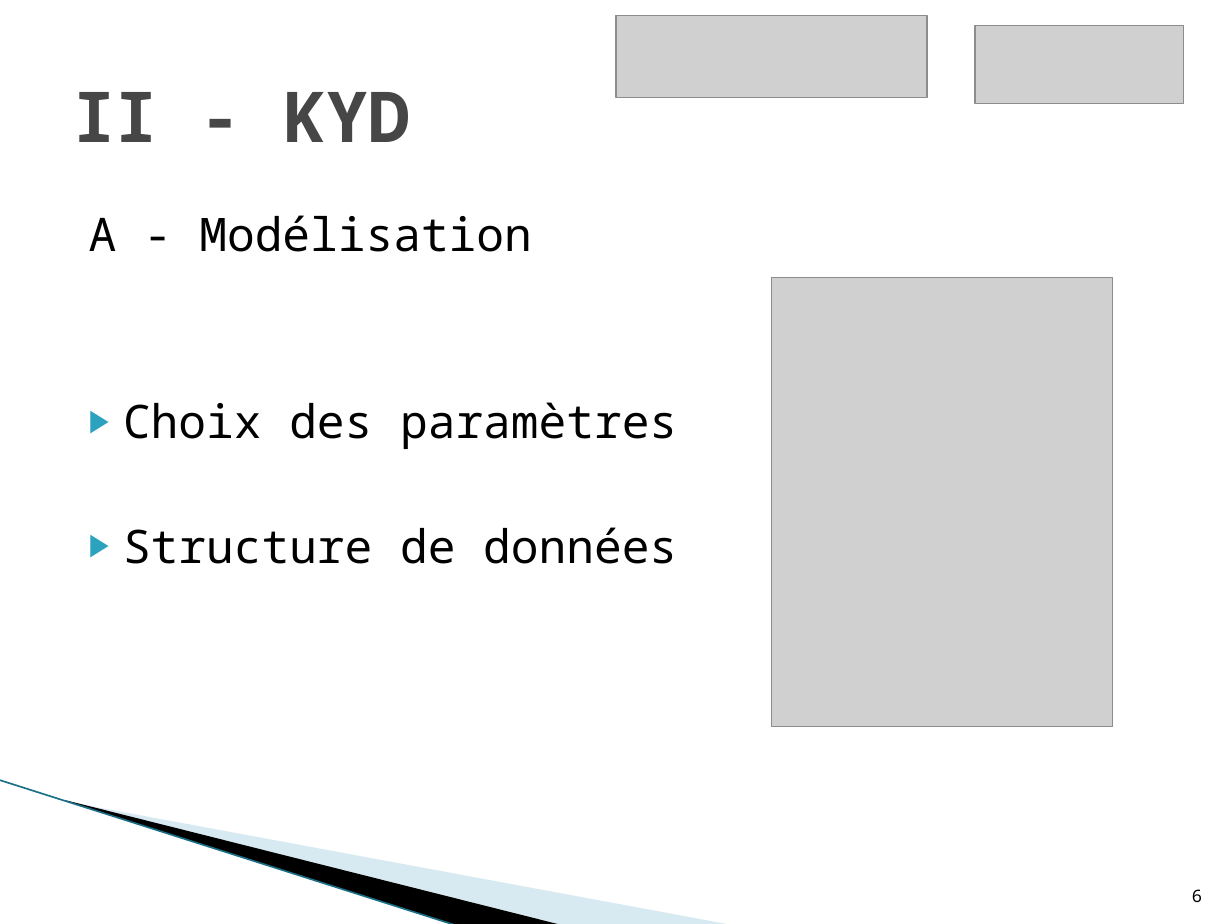
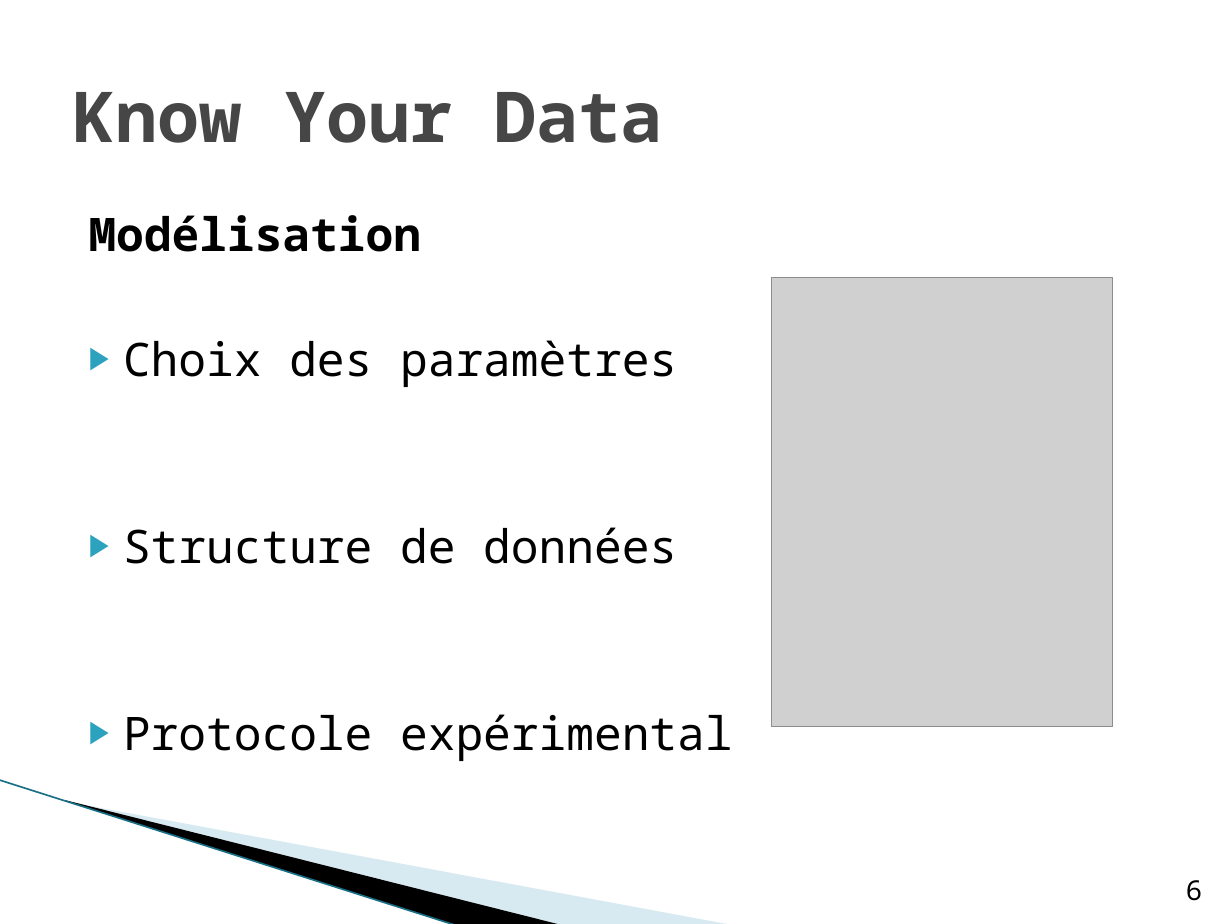
Before and after one commit to hyptos/kyd, a slide deck: slide 6 of docs/TER.pptx. Drawn at 1232x924 pixels with LibreOffice and Linux fonts; fonts in the diff are those of the drawing; grey boxes stand for pictures; background and template pictures are left out. Boxes give left, top, right and bottom in pixels: in the first picture for what was removed or moved away, otherwise in the second. Text is boxed around its words. In the diff, an @@ line names an element or a change of style, - is before the commit and + after.

```diff
--- a/docs/TER.pptx
+++ b/docs/TER.pptx
@@ picture removed at <box>616,16,928,99</box> @@
@@ picture removed at <box>975,26,1183,103</box> @@
@@ title at <box>74,92,663,143</box>: text changed @@
-II - KYD
+Know Your Data
@@ text at <box>89,215,422,252</box>: text changed; bold on @@
-A - Modélisation
+Modélisation
@@ text at <box>123,714,733,761</box>: paragraph added @@
+▶ Protocole expérimental
@@ page number at <box>1186,880,1202,901</box>: size 10 to 16 pt @@
```
Also in this commit, not shown: 14 other slides changed, 1 slide removed, 2 other files.
